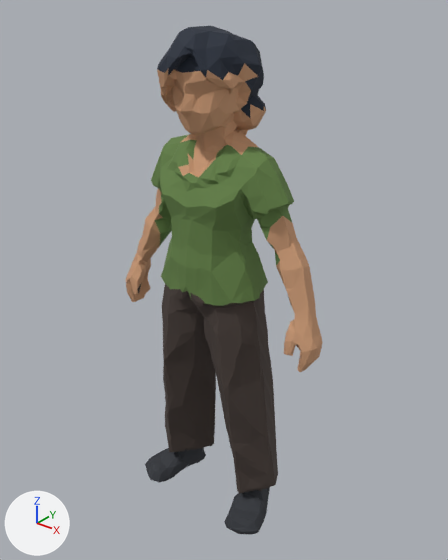
Renders of the glTF model assets/models/ready/co_nam/co_nam.glb from each side of a commit.
The view is the same before and after, from a 50 mm lens placed at (1.124, -1.36, 1.693), pointed at (0.01, 0.032, 0.829). The axes (+X, +Y, +Z) are drawn at lower left. The lights are the same throughout. The first picture is the older version. Vertices at exactly the same position are counted once.

In view in the first picture: 'Batch_co_namMesh'.
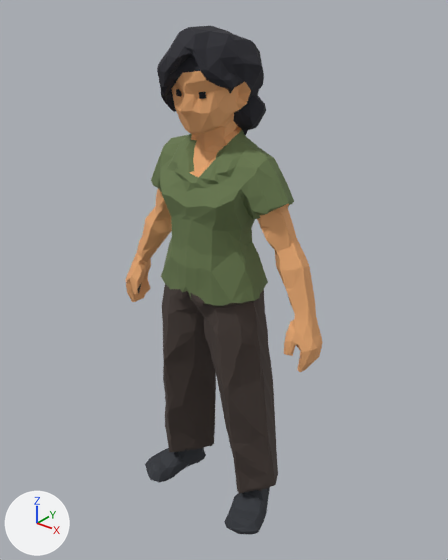
Edits to the scene script, one JSON object a line:
```json
{"op": "set", "path": "mat_co_nam_skin.base_color", "old": "(0.604, 0.328, 0.181)", "new": "(0.823, 0.402, 0.168)", "note": "brown #cc9b76 -> orange #eaaa72"}
{"op": "add", "block": "mat_co_nam_rineye_001", "code": ["mat_co_nam_rineye_001 = principled_material('co_nam_RinEye.001')", "mat_co_nam_rineye_001.base_color = (0.00273, 0.00304, 0.007)  # black #090a14", "mat_co_nam_rineye_001.metallic = 0.4", "mat_co_nam_rineye_001.roughness = 0.415"]}
{"block": "me_batch_co_nammesh", "where": "me_batch_co_nammesh.from_pydata(...)  # 1501 vertices, 3000 faces; spans x -0.39..0.39, y -0.15..0.15, z 0.0..1.58"}
{"block": "me_batch_co_nammesh", "where": "# used by ob_batch_co_nammesh; location = (0.0, 0.0, 0.0)"}
{"block": "me_batch_co_nammesh", "change": "me_batch_co_nammesh part 1: 28 faces spanning x -0.11..0.11, y -0.1..0.09, z 1.19..1.31 switch from mat_co_nam_skin (brown #cc9b76) to mat_co_nam_shirt (dark green #697a4f)"}
{"block": "me_batch_co_nammesh", "change": "me_batch_co_nammesh part 2: 157 faces spanning x -0.15..0.11, y -0.15..0.15, z 1.29..1.5 switch from mat_co_nam_skin (brown #cc9b76) to mat_co_nam_hair (black #24242c)"}
{"block": "me_batch_co_nammesh", "change": "me_batch_co_nammesh part 3: 90 faces spanning x -0.28..0.26, y -0.03..0.08, z 0.87..1.15 switch from mat_co_nam_shirt (green #648247) to mat_co_nam_skin (orange #eaaa72)"}
{"op": "add", "block": "me_conam_rineyes", "code": ["me_conam_rineyes = bpy.data.meshes.new('CoNam_RinEyes')", "me_conam_rineyes.from_pydata(...)  # 16 vertices, 24 faces; spans x -0.0488..0.0501, y -0.1011..-0.0788, z 1.4096..1.4322", "me_conam_rineyes.materials.append(mat_co_nam_rineye_001)  # black #090a14"]}
{"op": "add", "block": "ob_characterfacedetails", "code": ["ob_characterfacedetails = bpy.data.objects.new('CharacterFaceDetails', me_conam_rineyes)", "ob_characterfacedetails.location = (0.0, 0.0, 0.0)"]}
```

Pixel boxes (x1, y1, x2, y2) of what changed, in the pictures (448 x 560 px):
```json
{"object": "Batch_co_namMesh", "change": "recoloured, surface changed", "before": [126, 61, 322, 372], "after": [126, 61, 322, 372], "on screen": "brown to orange"}
{"object": "CharacterFaceDetails", "change": "added", "after": [176, 89, 206, 99]}
{"part": 1, "of": "me_batch_co_nammesh", "change": "recoloured", "before": [179, 130, 258, 176], "after": [179, 130, 258, 176]}
{"part": 2, "of": "me_batch_co_nammesh", "change": "recoloured", "before": [157, 63, 266, 136], "after": [157, 63, 266, 136], "on screen": "brown to black"}
{"part": 3, "of": "me_batch_co_nammesh", "change": "recoloured", "before": [155, 192, 292, 265], "after": [155, 192, 292, 265]}
```
